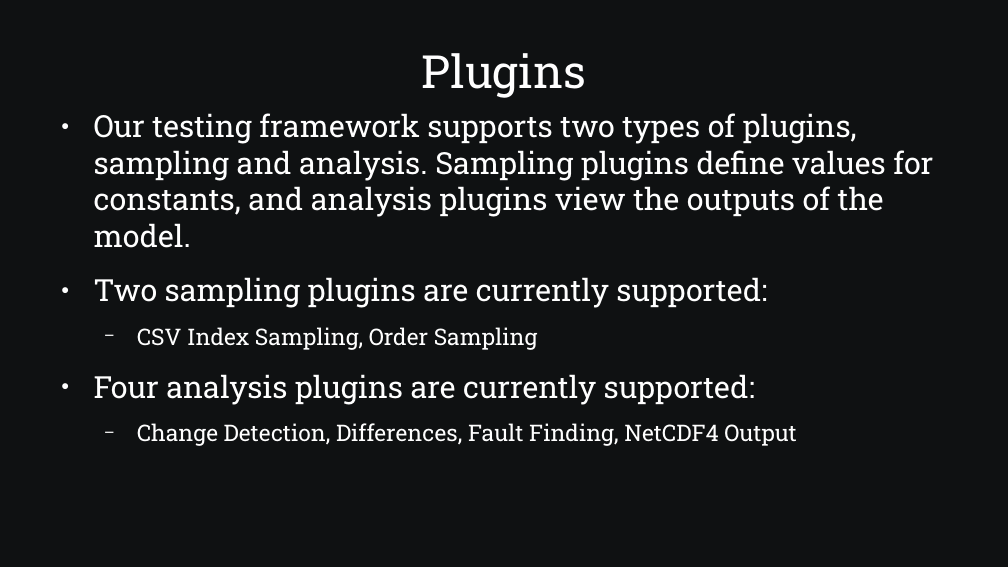
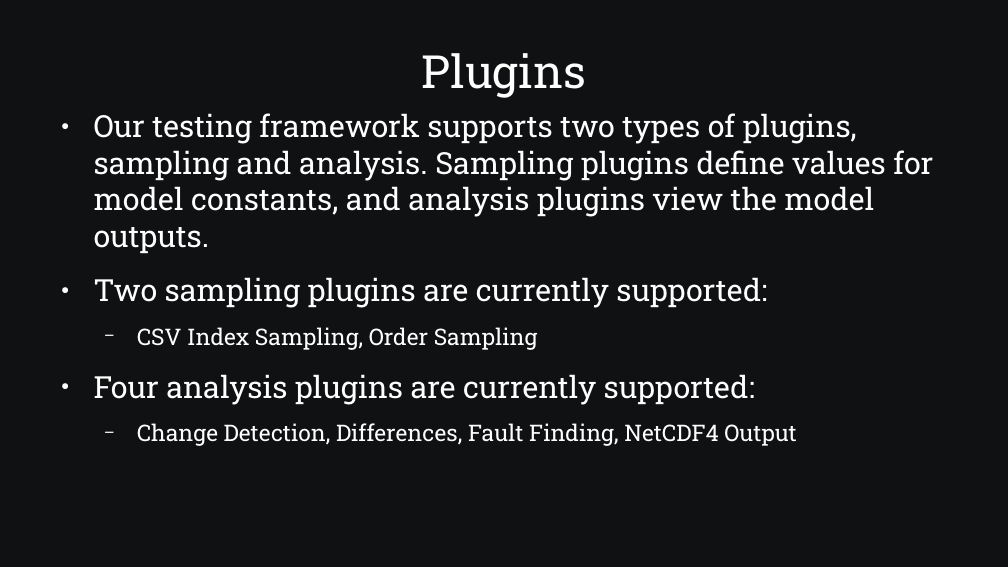
Before and after one commit to SamAllen06/lake_temp_work, a slide deck: slide 16 of documentation/for_collaborators/TestingSoftwareOverview.odp. Drawn at 1008x567 pixels with LibreOffice and Linux fonts; fonts in the diff are those of the drawing. Boxes give left, top, right and bottom in pixels: in the first picture for what was removed or moved away, otherwise in the second. Text is boxed around its words. In the diff, an @@ line names an element or a change of style, - is before the commit and + after.

```diff
--- a/documentation/for_collaborators/TestingSoftwareOverview.odp
+++ b/documentation/for_collaborators/TestingSoftwareOverview.odp
@@ text at [94,113,933,254]: text changed @@
-● Our testing framework supports two types of plugins, sampling and analysis. Sampling plugins define values for constants, and analysis plugins view the outputs of the model.
+● Our testing framework supports two types of plugins, sampling and analysis. Sampling plugins define values for model constants, and analysis plugins view the model outputs.
```
Also in this commit, not shown: 15 other slides changed, 3 slides added, 1 slide removed, 3 other files.
